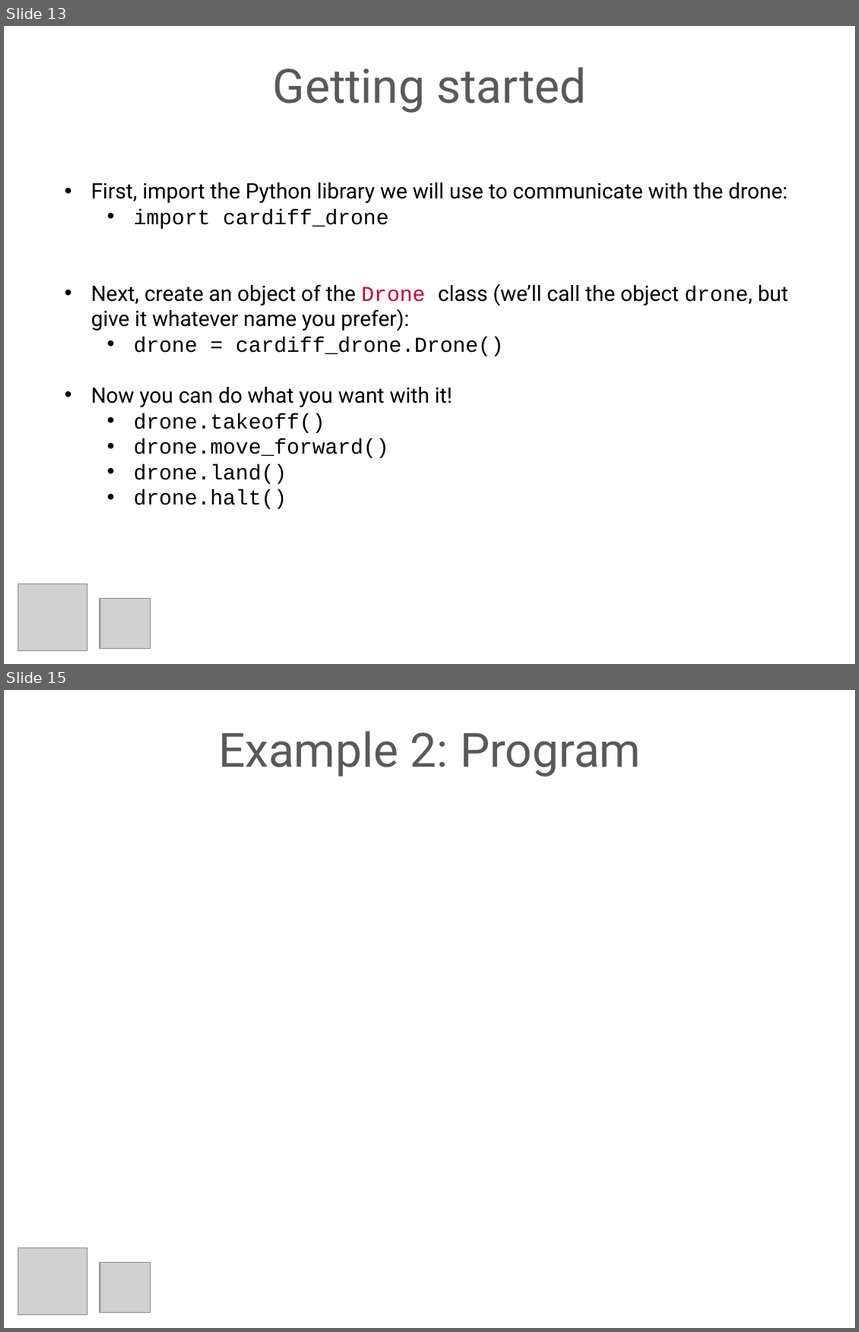
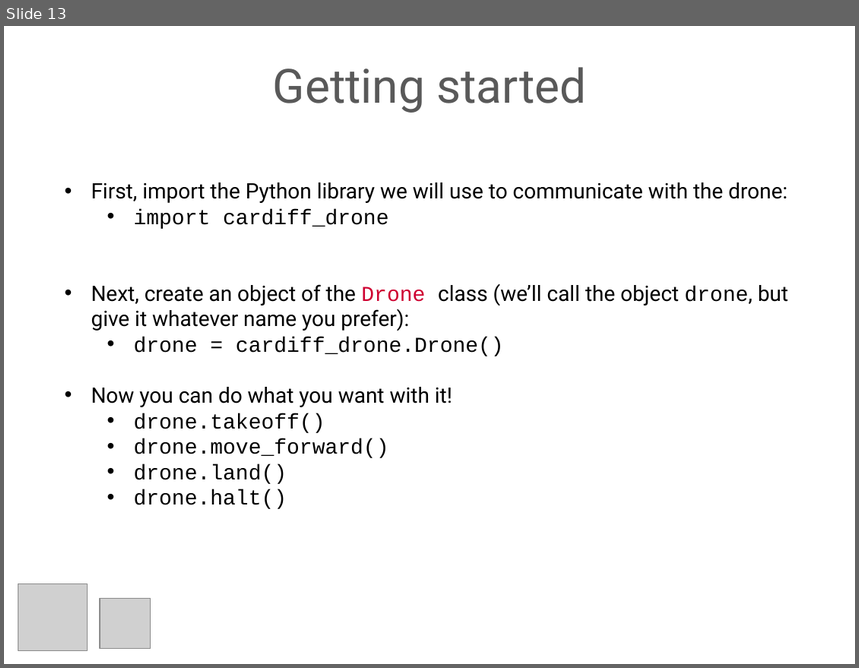
Before and after one commit to flyingsparx/python-ardrone, a slide deck: python_intro.pptx. Shown one above the other, each under a label of ours: slides 13 and 15 before the commit, slide 13 after it; the slides between them are not shown. The pictures are 859x1332 and 859x668 pixels, drawn with LibreOffice and Linux fonts; fonts in the diff are those of the drawing; grey boxes stand for pictures. Boxes give left, top, right and bottom in pixels: in the first picture for what was removed or moved away, otherwise in the second. Text is boxed around its words. In the diff, an @@ line names an element or a change of style, - is before the commit and + after.

```diff
--- a/python_intro.pptx
+++ b/python_intro.pptx
@@ slide 15 removed at (4, 690, 855, 1328), background #FFFFFF @@
@@ text removed at (218, 731, 641, 777) @@
-Example 2: Program
@@ picture removed at (18, 1249, 87, 1315) @@
@@ picture removed at (99, 1263, 150, 1313) @@
```
Also in this commit, not shown: 1 slide changed, 2 slides added, 2 other files.
